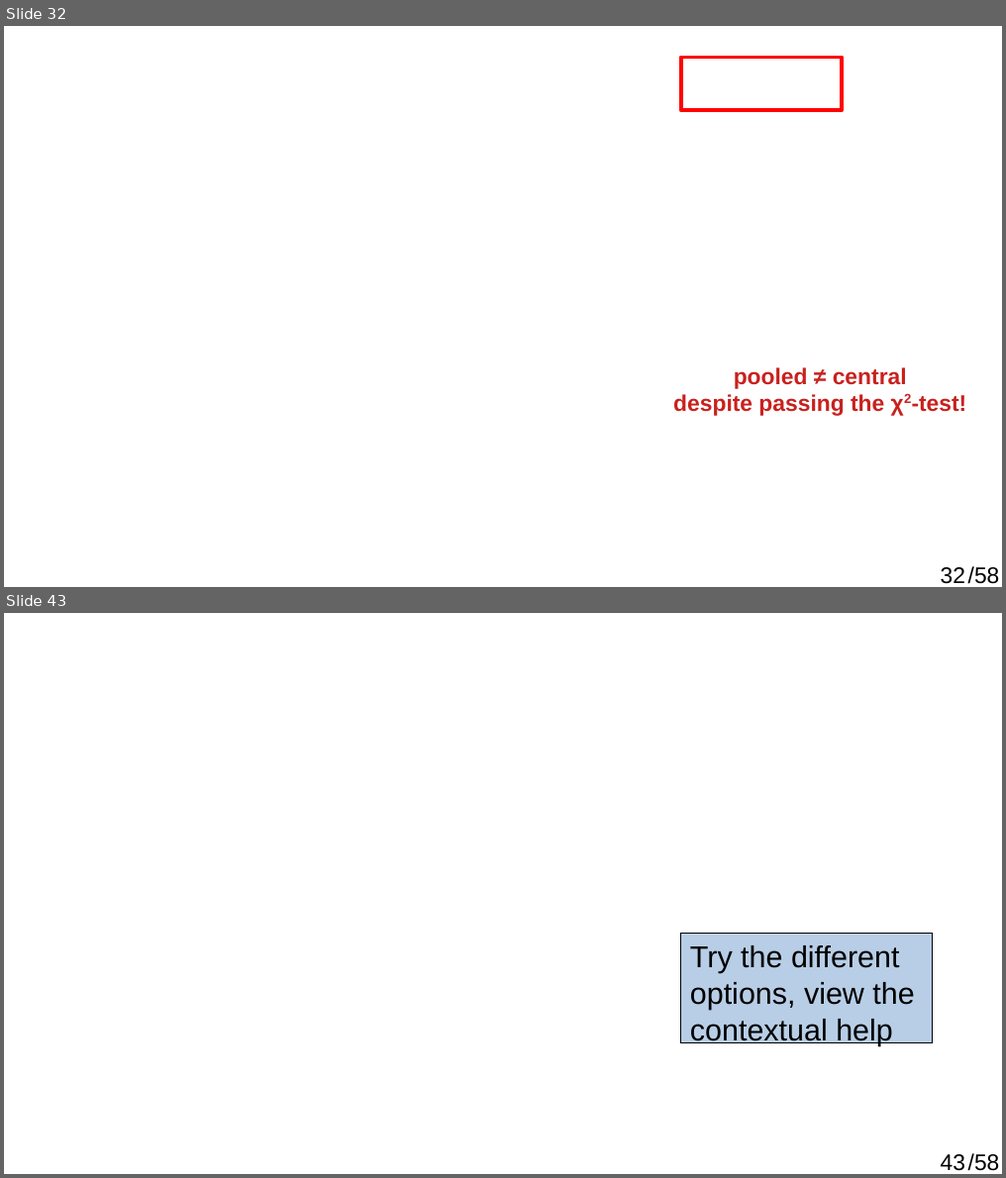
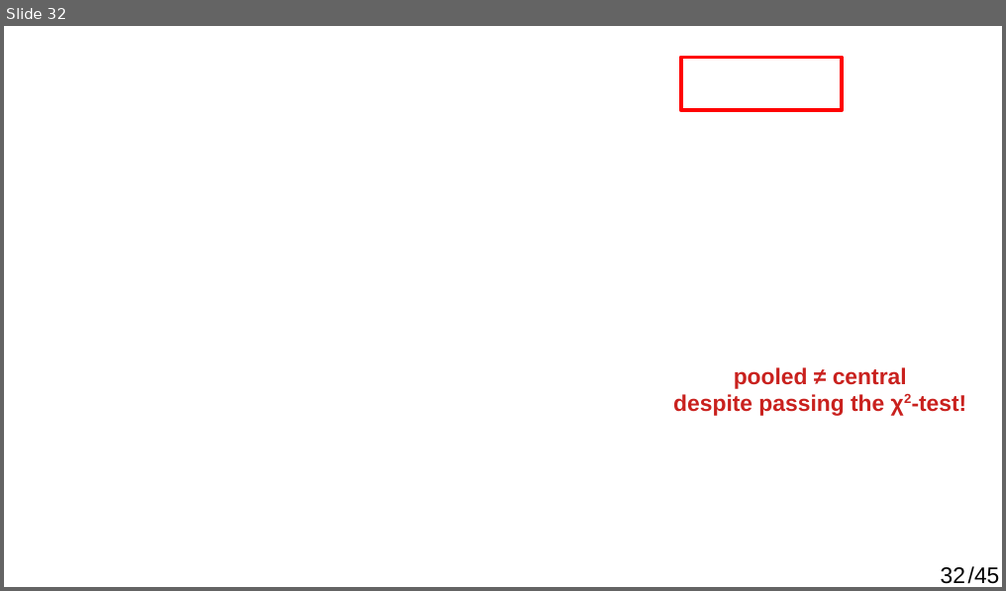
Before and after one commit to pvermees/Thermo2025, a slide deck: handout/ThermoAsia.odp. Shown one above the other, each under a label of ours: slides 32 and 43 before the commit, slide 32 after it; the slides between them are not shown. The pictures are 1006x1178 and 1006x591 pixels, drawn with LibreOffice and Linux fonts; fonts in the diff are those of the drawing; background and template pictures are left out. Boxes give left, top, right and bottom in pixels: in the first picture for what was removed or moved away, otherwise in the second. Text is boxed around its words. In the diff, an @@ line names an element or a change of style, - is before the commit and + after.

```diff
--- a/handout/ThermoAsia.odp
+++ b/handout/ThermoAsia.odp
@@ slide 43 removed at box(4, 613, 1002, 1174), background picture (left out); not listed: 2 template elements that a slide beside it also shows @@
@@ rectangle removed at box(681, 934, 933, 1043) @@
-Try the different
-options, view the
-contextual help
@@ slide 32 changed as well @@
@@ text at box(968, 567, 1000, 584): text changed @@
-/58
+/45
```
Also in this commit, not shown: 39 other slides changed, 5 slides added, 17 other slides removed.
